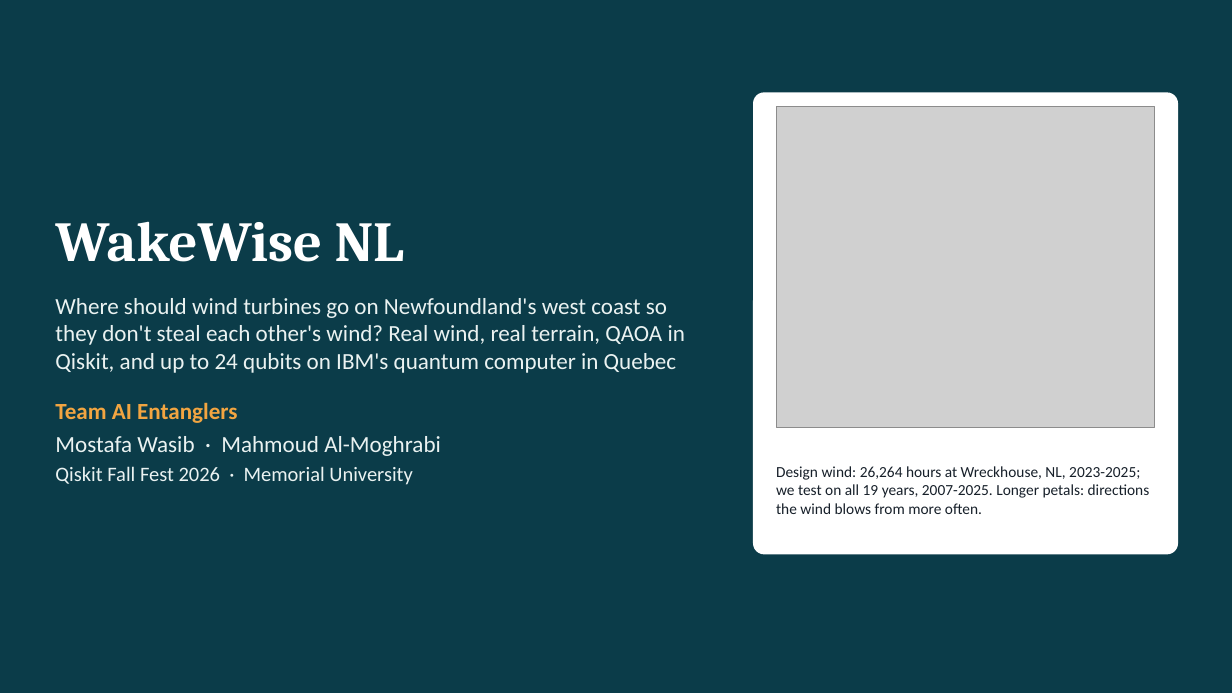
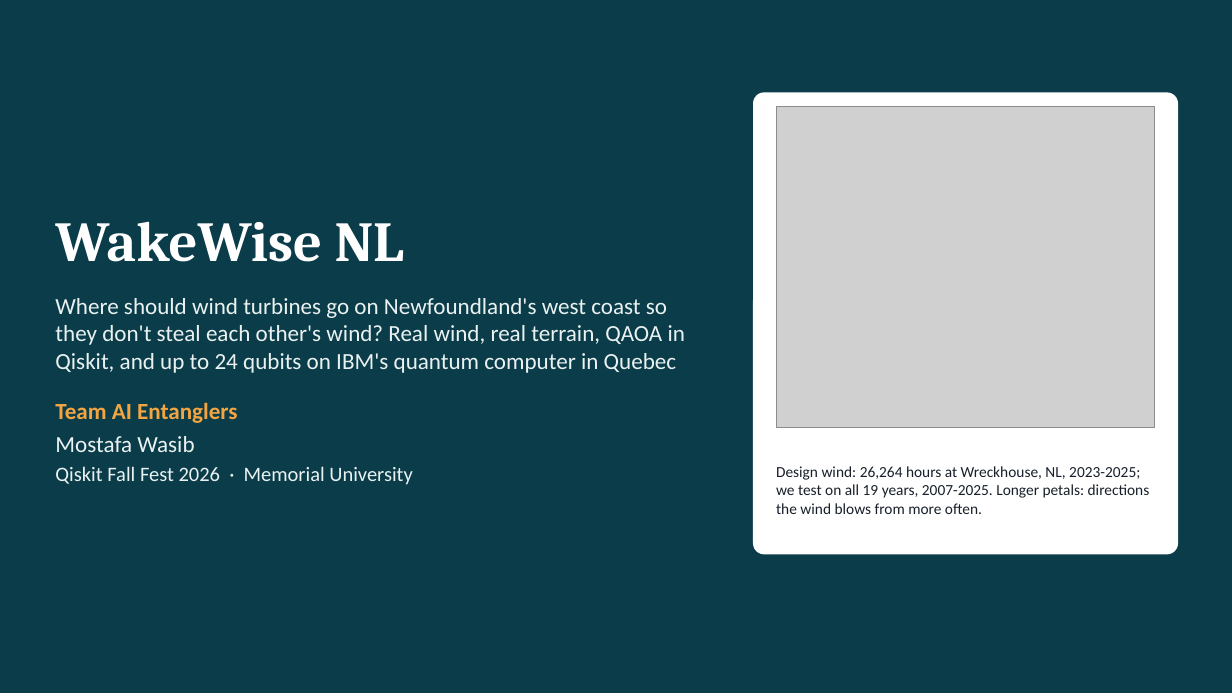
Before and after one commit to mrw-soumik/Qiskit-AI-Entanglers-, a slide deck: slide 1 of slides/WakeWise_NL_AI_Entanglers.pptx. Drawn at 1232x693 pixels with LibreOffice and Linux fonts; fonts in the diff are those of the drawing; grey boxes stand for pictures. Boxes give left, top, right and bottom in pixels: in the first picture for what was removed or moved away, otherwise in the second. Text is boxed around its words. In the diff, an @@ line names an element or a change of style, - is before the commit and + after.

```diff
--- a/slides/WakeWise_NL_AI_Entanglers.pptx
+++ b/slides/WakeWise_NL_AI_Entanglers.pptx
@@ text at (x1=55, y1=436, x2=194, y2=452): text changed @@
-Mostafa Wasib · Mahmoud Al-Moghrabi
+Mostafa Wasib
```
Also in this commit, not shown: 4 other files.
